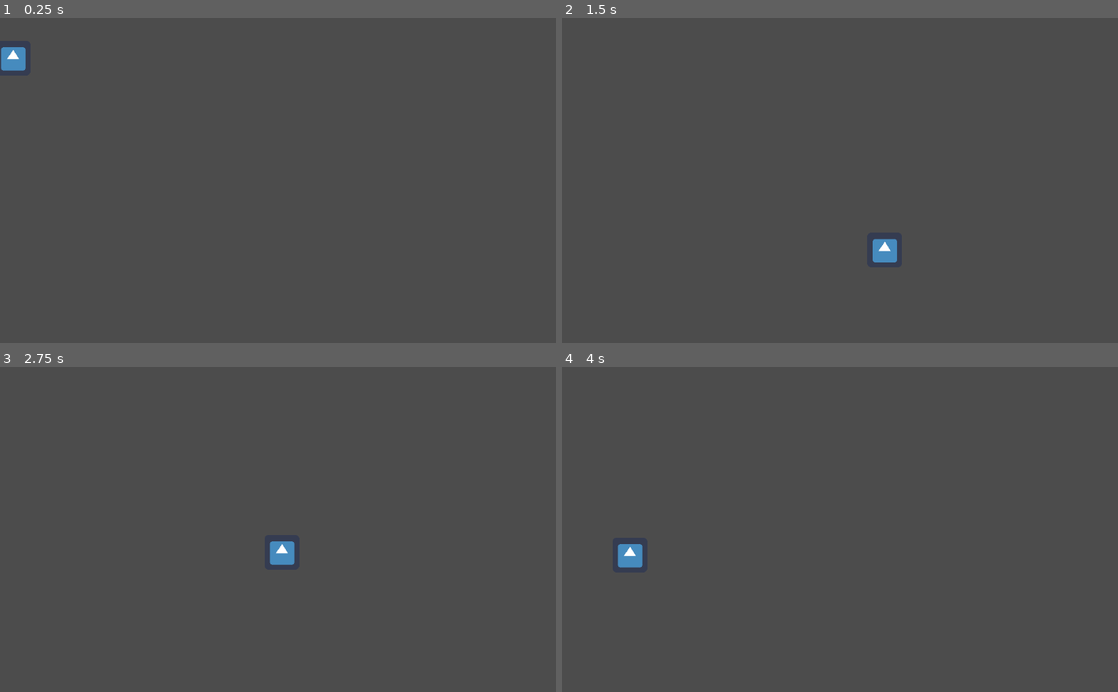
Above: before the commit, frames 1-4 (two rows, left to right).
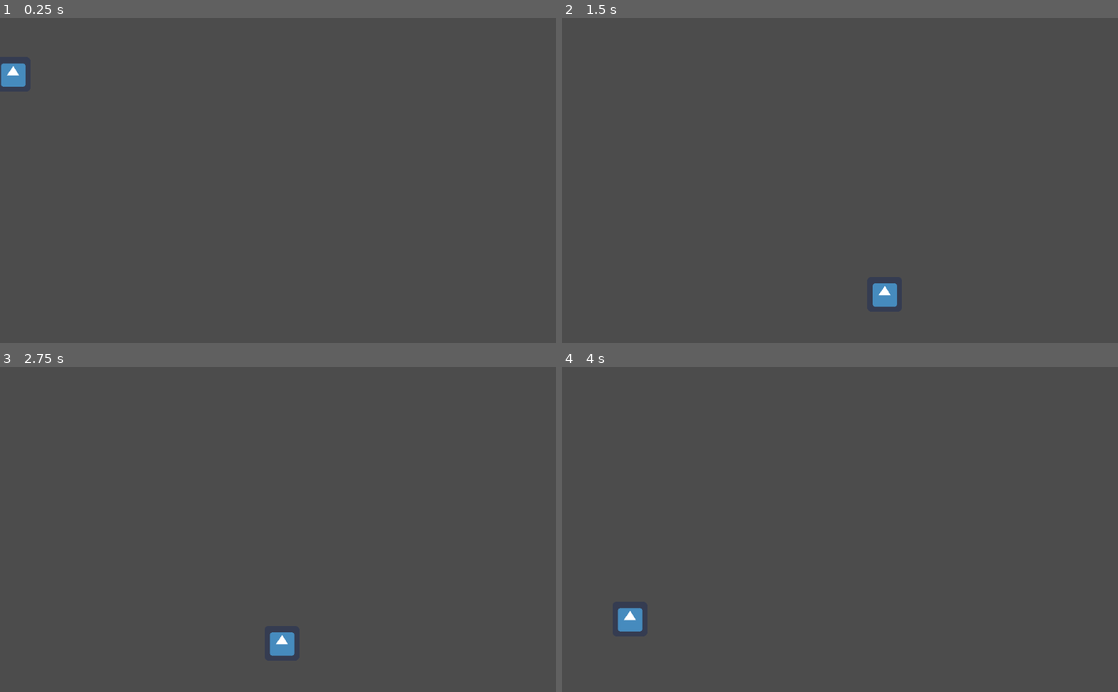
Above: after the commit, the same moments.

Repository: MauveMagician/rose-duelist
Game: Godot game, scene res://scene/Game.tscn
Two runs of this game, one before a commit and one after it. Both use one fixed random seed, a clock stepped at 60 frames per second and the inputs below. The engine's default icon, where the game draws it, is replaced by a stand-in: a white triangle on a blue panel in a dark square.
Inputs:
- Up to frame 1 (0.25 s): no input
- Up to frame 2 (1.5 s): hold Right (ui_right) from 0.53 s (still down); tap X (dash) at 0.6 s; tap Z (jump) at 0.77, 0.8, 1.07, 1.35 s
- Up to frame 3 (2.75 s): tap Z (jump) at 1.52, 1.82, 2.3 s; tap X (dash) at 1.55, 2.1 s; release Right (ui_right) at 2.03 s; hold Left (ui_left) from 2.03 s (still down)
- Up to frame 4 (4 s): release Left (ui_left) at 2.78 s; hold Right (ui_right) from 2.78 s (still down); tap X (dash) at 2.85 s; tap Z (jump) at 3.02, 3.32, 3.6, 3.77 s

The runs differ from the first frame. In frame 1, 0.5% of the frame differs, in the area x 0-5%, y 8-22%; in frame 2, 0.6%; in frame 3, 0.6%, in the area x 48-53%, y 53-89%; in frame 4, 0.6%.

Commit message:
refactored movement code again

Diff:
--- a/scene/Game.tscn
+++ b/scene/Game.tscn
@@ -89,7 +89,7 @@
 collision/safe_margin = 0.08
 script = ExtResource( 2 )
 _sections_unfolded = [ "Transform" ]
-verticalSpeed = -700
+verticalSpeed = -1000
 horizontalSpeed = 500
 dashSpeed = 1000
 
--- a/scene/PlayerCharacter.gd
+++ b/scene/PlayerCharacter.gd
@@ -1,8 +1,8 @@
 extends KinematicBody2D
 
 const FLOOR_NORMAL = Vector2(0,-1)
-const GRAVITY_SPEED = -25
-export var verticalSpeed = -700
+const GRAVITY_SPEED = -40
+export var verticalSpeed = -1000
 export var horizontalSpeed = 500
 export var dashSpeed = 1000
 var motion = Vector2()
@@ -37,11 +37,13 @@
 	else:
 		motion.x = 0
 	if Input.is_action_just_pressed("jump"):
-		if is_on_floor() or (dashing and not airdash):
+		if is_on_floor():
 			motion.y = verticalSpeed
 			if dashing:
 				gravity = true
-
+	if Input.is_action_just_released("jump"):
+		if motion.y < GRAVITY_SPEED:
+			motion.y = GRAVITY_SPEED
 
 func _physics_process(delta):
 	if gravity:
